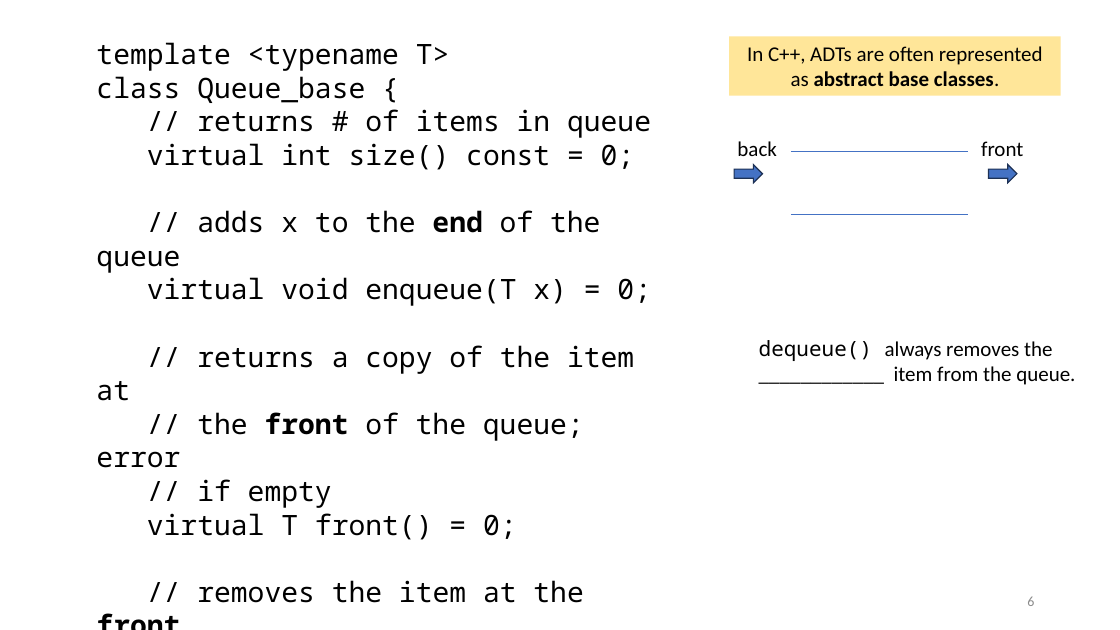
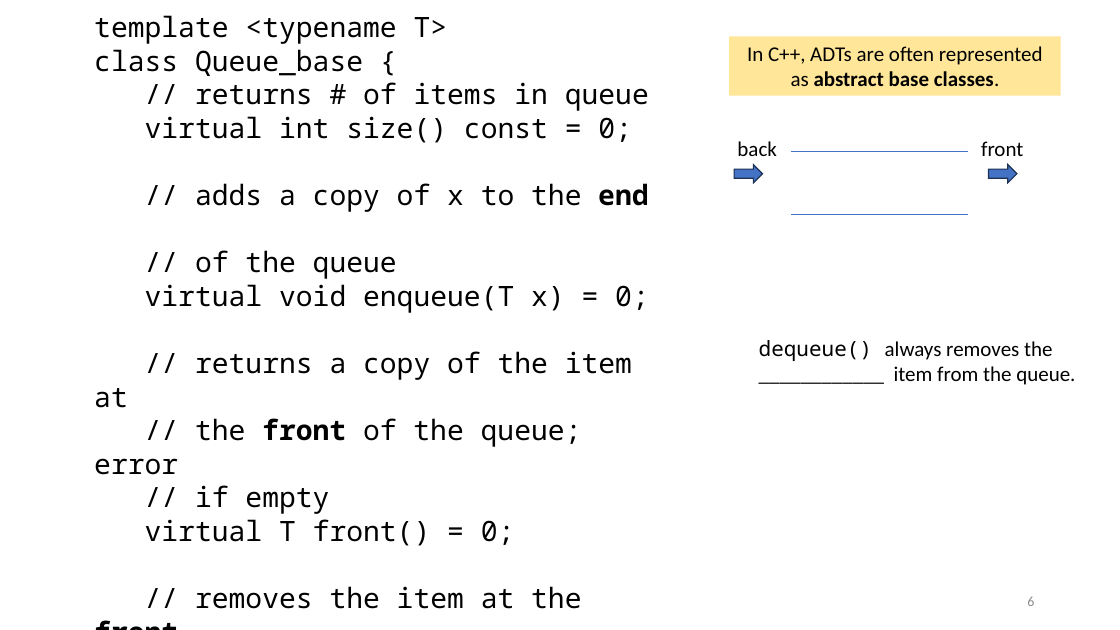
Before and after one commit to tjd1234/cmpt225fall2023, a slide deck: slide 6 of lecture_notes/week7/week7_priority_queues.pptx. Drawn at 1120x630 pixels with LibreOffice and Linux fonts; fonts in the diff are those of the drawing. Boxes give left, top, right and bottom in pixels: in the first picture for what was removed or moved away, otherwise in the second. Text is boxed around its words. In the diff, an @@ line names an element or a change of style, - is before the commit and + after.

```diff
--- a/lecture_notes/week7/week7_priority_queues.pptx
+++ b/lecture_notes/week7/week7_priority_queues.pptx
@@ text "template <typename T> class Queue_base ...": place and size @@
-text "template <typename T> class Queue_base ..." at (96, 42, 651, 603)
+text "template <typename T> class Queue_base ..." at (94, 15, 649, 609)
@@ text at (94, 183, 649, 546): text changed @@
-// adds x to the end of the queue
-virtual void enqueue(T x) = 0;
-// returns a copy of the item at
-// the front of the queue; error
-// if empty
-virtual T front() = 0;
+// adds a copy of x to the end
+// of the queue
+virtual void enqueue(T x) = 0;
+// returns a copy of the item at
+// the front of the queue; error
+// if empty
+virtual T front() = 0;
```
Also in this commit, not shown: 14 other slides changed, 1 other file.
